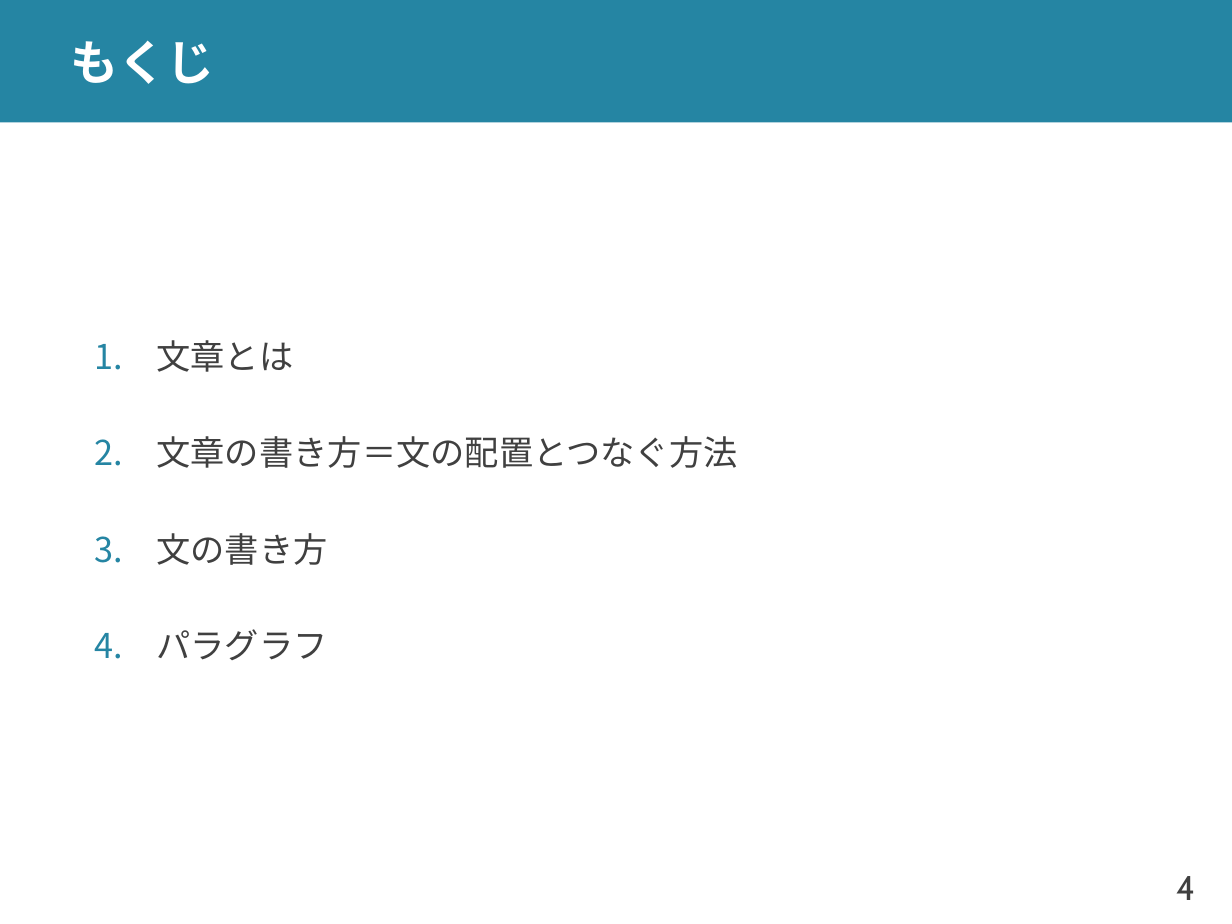
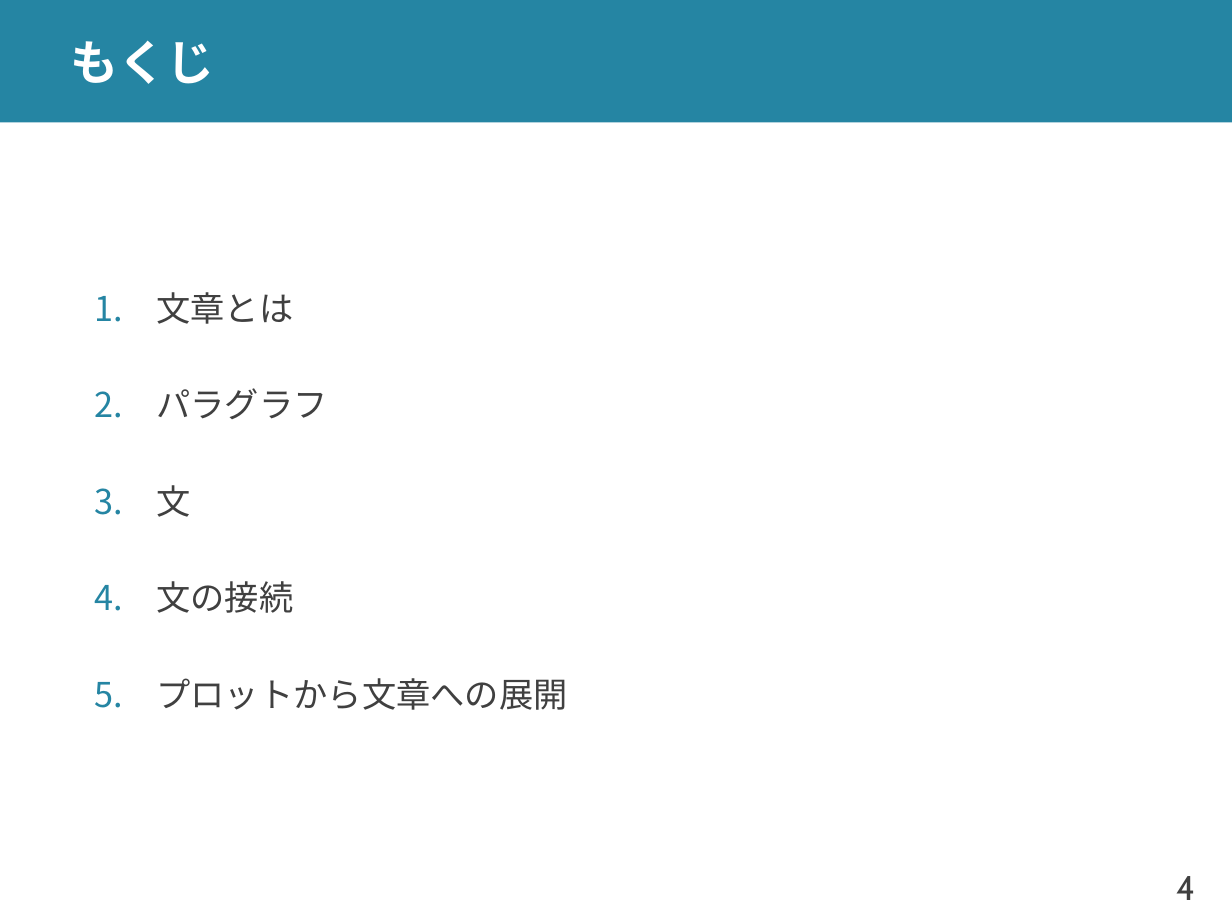
Before and after one commit to shioya-lab/how-to, a slide deck: slide 4 of writing.pptx. Drawn at 1232x924 pixels with LibreOffice and Linux fonts; fonts in the diff are those of the drawing. Boxes give left, top, right and bottom in pixels: in the first picture for what was removed or moved away, otherwise in the second. Text is boxed around its words. In the diff, an @@ line names an element or a change of style, - is before the commit and + after.

```diff
--- a/writing.pptx
+++ b/writing.pptx
@@ text at <box>156,436,737,565</box>: paragraphs removed @@
-2. 文章の書き方＝文の配置とつなぐ方法
-3. 文の書き方
@@ text at <box>156,485,567,710</box>: paragraphs added @@
+3. 文
+4. 文の接続
+5. プロットから文章への展開
```
Also in this commit, not shown: 4 other slides changed, 6 slides added.
